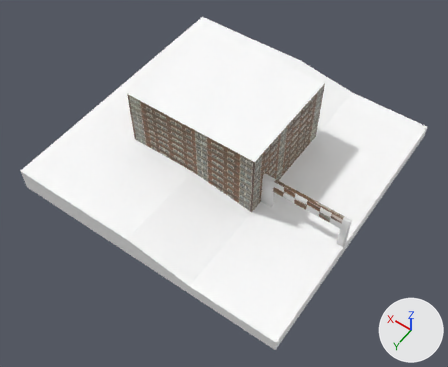
Renders of the OBJ model MadMetal/Assets/Models/texturedTrack.obj from each side of a commit.
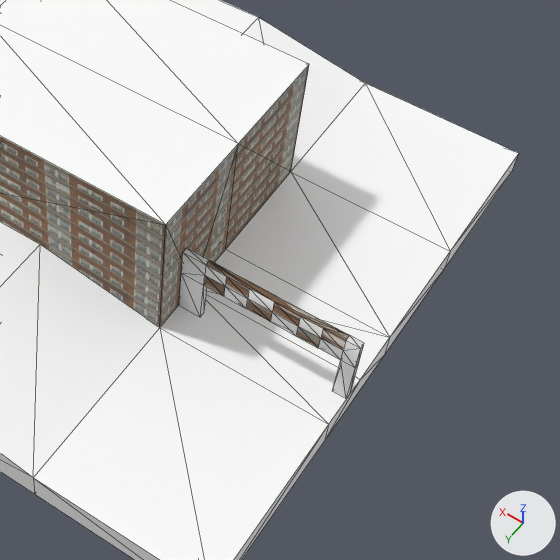
Each version appears first whole from a 50 mm camera at (-318.0, 465.0, 669.0) aimed at (-22.0, 51.0, 18.0), and next in a close-up on the part from 39% to 100% of the width and 14% to 89% of the height. The axes (+X, +Y, +Z) are drawn at lower right. The lights are the same throughout. The close-ups show mesh edges as thin lines. Where no turn or scale is listed for an object, it has been applied to the vertices.
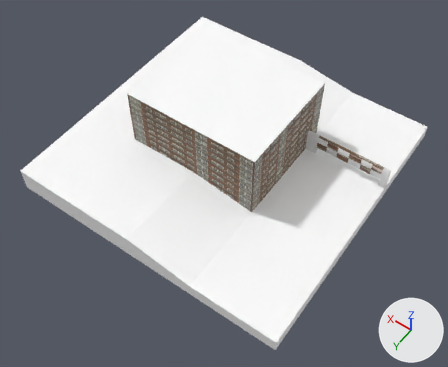
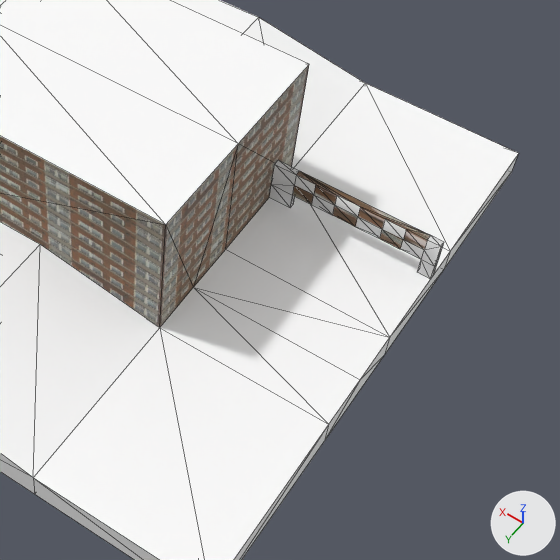
Where the change shows, as pixel boxes [x1, y1, x2, y2] in the close-ups (560 x 560 px; the box of a moved part takes in the faces that stretch with it):
'Cube.002', reshaped (21% shorter)
    before: [179, 248, 364, 399]
    after: [269, 160, 444, 279]
part 1 of me_cube_002, moved or reshaped
    before: [181, 248, 364, 368]
    after: [272, 160, 444, 267]
part 2 of me_cube_002, moved or reshaped
    before: [179, 273, 358, 399]
    after: [269, 184, 437, 279]

Diff of the bpy script that builds the scene:
```diff
--- a/MadMetal/Assets/Models/texturedTrack.obj.py
+++ b/MadMetal/Assets/Models/texturedTrack.obj.py
@@ me_cube_002 @@
 me_cube_002.from_pydata(...)  # 41 vertices, 74 faces; spans x -200.0..-79.2, y 43.8..48.4, z 20.0..73.4
 # used by ob_cube_002; location = (0.0, 0.0, 0.0)
+# me_cube_002 part 1: all 33 vertices in x -200.0..-79.2, y 43.8..48.4, z 53.4..73.4 are moved by (0.0, -111.7, -20.2)
+# me_cube_002 part 2: all 8 vertices in x -200.0..-79.2, y 43.8..48.4, z 20.0 are moved by (0.0, -111.7, 0.0)
 me_cube_002.materials.append(mat_material_010)
```
